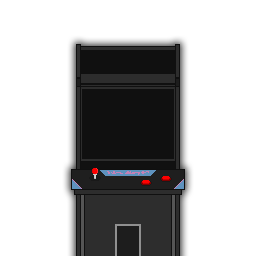
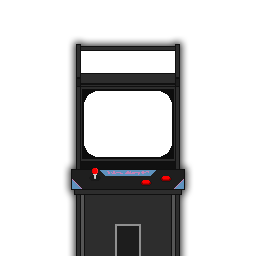
Layer changes from the first 256 × 256 image to the second:
added layer "Cabinet copy" above "Cabinet" over 81, 51, 175, 159
hid "Cabinet" over 81, 51, 175, 159
